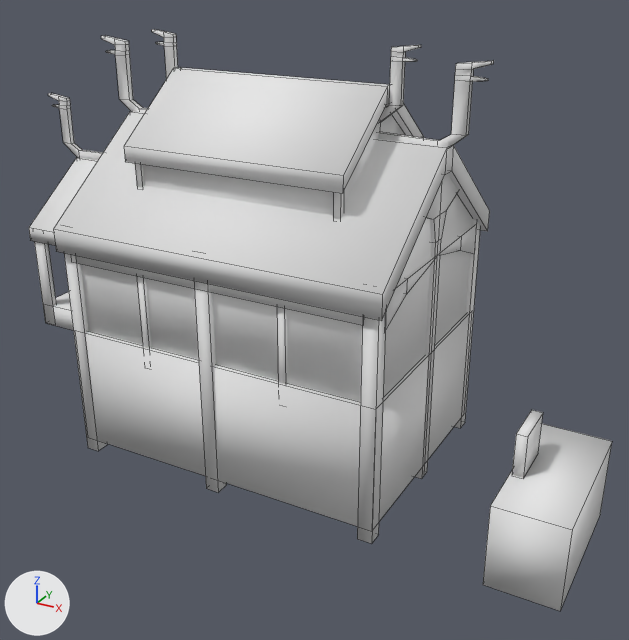
An edit to the FBX model Assets/Project/Models/structures/watermill/watermill_lvl3.fbx, drawn before and after from the same camera.
Before and after are seen from a camera (50 mm lens) standing at (5.62, -17.46, 10.8) and looking at (-4.56, 1.04, 1.54). The axes (+X, +Y, +Z) are drawn at lower left. The lights are the same throughout. Mesh edges are drawn as thin lines. Where no turn or scale is listed for an object, it has been applied to the vertices. Vertices at the same position are counted once.

Before the edit, the objects in view are built like this:
```python
me_watermill_lvl3_base_untitled_002 = bpy.data.meshes.new('watermill_lvl3_base_Untitled.002')
me_watermill_lvl3_base_untitled_002.from_pydata(...)  # 544 vertices, 446 faces; spans x -8.7..8.0, y -3.2..3.7, z -3.0..8.1
me_watermill_lvl3_base_untitled_002.materials.append(mat_material_001)  # white #e7e7e7
ob_watermill_lvl3_base_untitled_002 = bpy.data.objects.new('watermill_lvl3_base_Untitled.002', me_watermill_lvl3_base_untitled_002)
ob_watermill_lvl3_base_untitled_002.location = (-4.88, 1.21, 0.45)
```
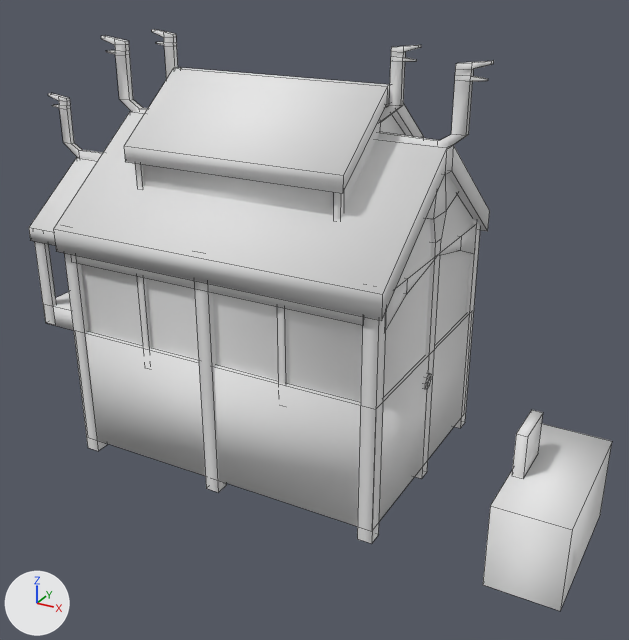
The newer file is also turned or shifted as a whole; pictures and numbers use the older file's frame.

Changed parts and their boxes (x1, y1, x2, y2) in the pictures (629 x 640 px):
part 1 of me_watermill_lvl3_base_untitled_002, cut back
    before: (52, 42, 556, 610)
    after: (52, 42, 488, 478)

The change, as a diff of the scene's bpy script:
```diff
--- a/Assets/Project/Models/structures/watermill/watermill_lvl3.fbx.py
+++ b/Assets/Project/Models/structures/watermill/watermill_lvl3.fbx.py
@@ me_watermill_lvl3_base_untitled_002 @@
 # used by ob_watermill_lvl3_base_untitled_002; location = (-4.88, 1.21, 0.45)
-me_watermill_lvl3_base_untitled_002.from_pydata(...)  # 544 vertices, 446 faces; spans x -8.7..8.0, y -3.2..3.7, z -3.0..8.1
+me_watermill_lvl3_base_untitled_002.from_pydata(...)  # 504 vertices, 347 faces; spans x -8.7..8.0, y -3.2..3.7, z -3.0..8.1
+# me_watermill_lvl3_base_untitled_002 part 1
+# 48 vertices are removed from x -8.6..4.4, y 0.2..0.3, z -3.0..7.8
+# 135 faces are deleted
+# 5 vertices move from x -4.6..3.5, y -1.2..1.8, z 4.7..7.8 to x -4.6..3.5, y -1.0..1.5, z 4.6..7.8
+# 8 vertices are added at x 3.1..3.5, y -1.0..1.6, z 4.9..5.4
+# 36 new faces join them
 me_watermill_lvl3_base_untitled_002.materials.append(mat_material_001)
```
